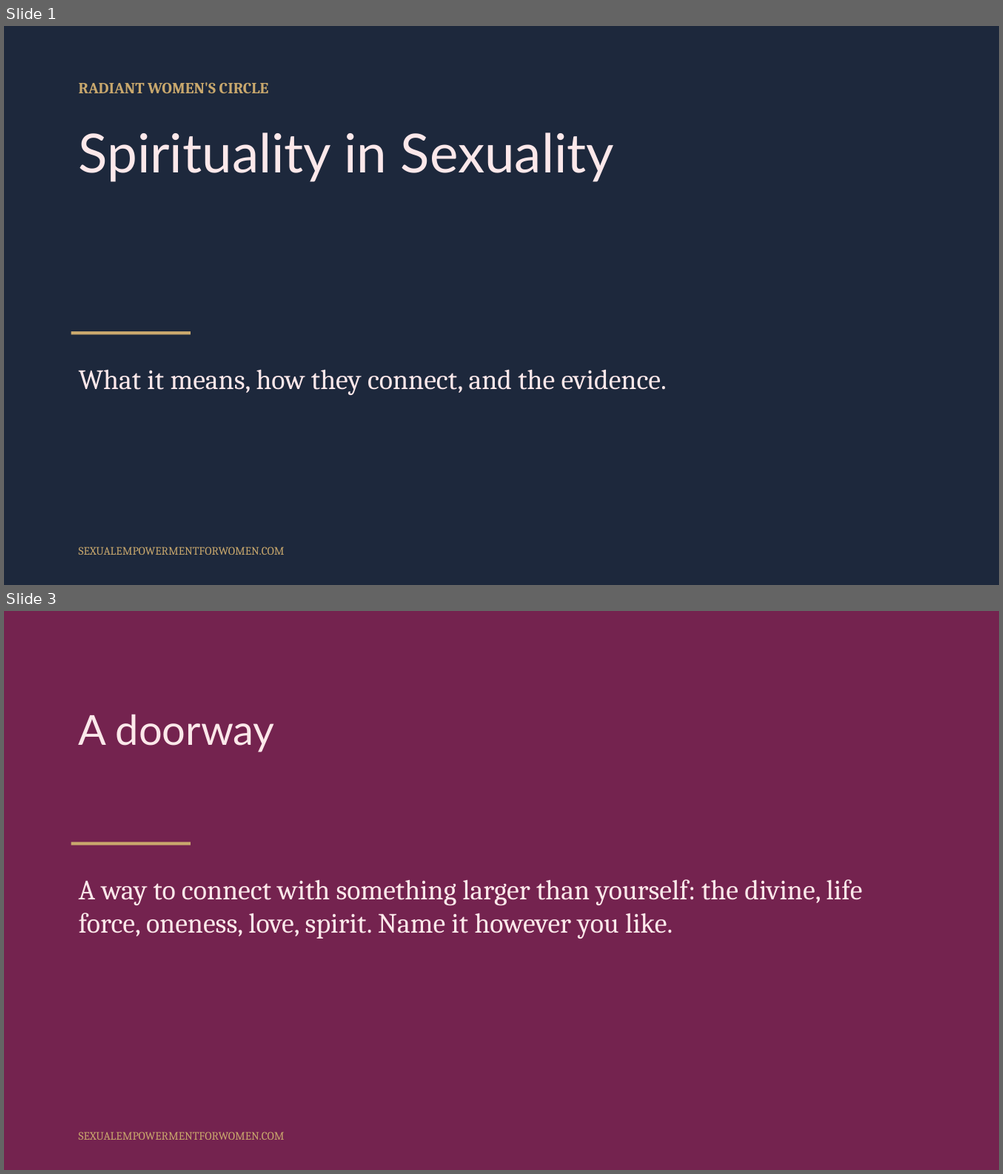
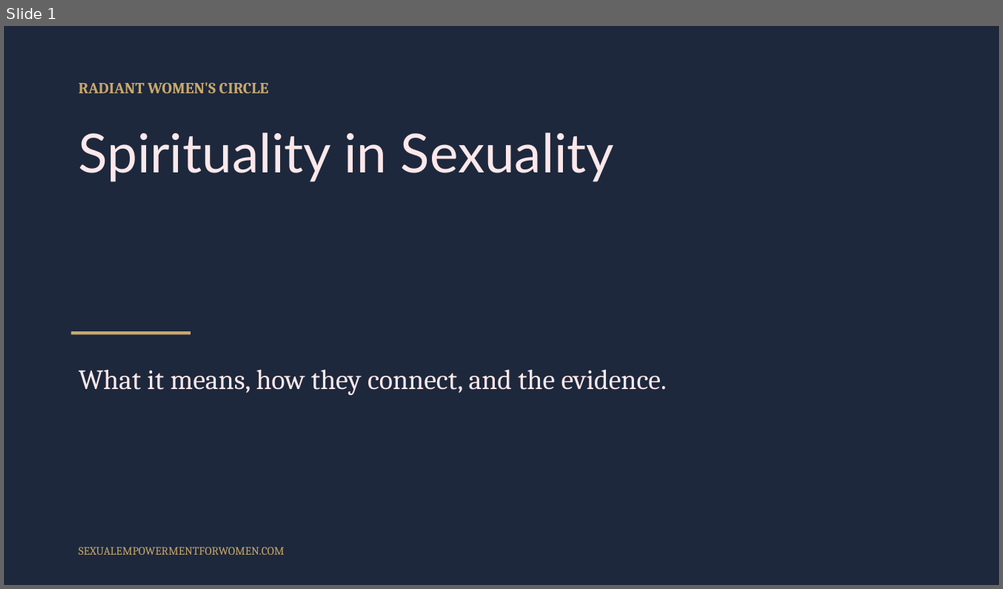
Before and after one commit to tarisha-starr/GitHub-folder, a slide deck: content/sessions/slides/Spirituality-in-Sexuality-Research.pptx. Shown one above the other, each under a label of ours: slides 1 and 3 before the commit, slide 1 after it; the slides between them are not shown. The pictures are 1003x1174 and 1003x589 pixels, drawn with LibreOffice and Linux fonts; fonts in the diff are those of the drawing. Boxes give left, top, right and bottom in pixels: in the first picture for what was removed or moved away, otherwise in the second. Text is boxed around its words. In the diff, an @@ line names an element or a change of style, - is before the commit and + after.

```diff
--- a/content/sessions/slides/Spirituality-in-Sexuality-Research.pptx
+++ b/content/sessions/slides/Spirituality-in-Sexuality-Research.pptx
@@ slide 3 removed at [4, 611, 999, 1170], background #74234F @@
@@ text removed at [79, 714, 275, 752] @@
-A doorway
@@ rectangle removed at [71, 843, 190, 846] @@
@@ text removed at [79, 880, 862, 939] @@
-A way to connect with something larger than yourself: the divine, life force, oneness, love, spirit. Name it however you like.
@@ text removed at [79, 1132, 284, 1140] @@
-SEXUALEMPOWERMENTFORWOMEN.COM
```
Also in this commit, not shown: 5 slides changed, 5 other slides removed, 1 other file.
